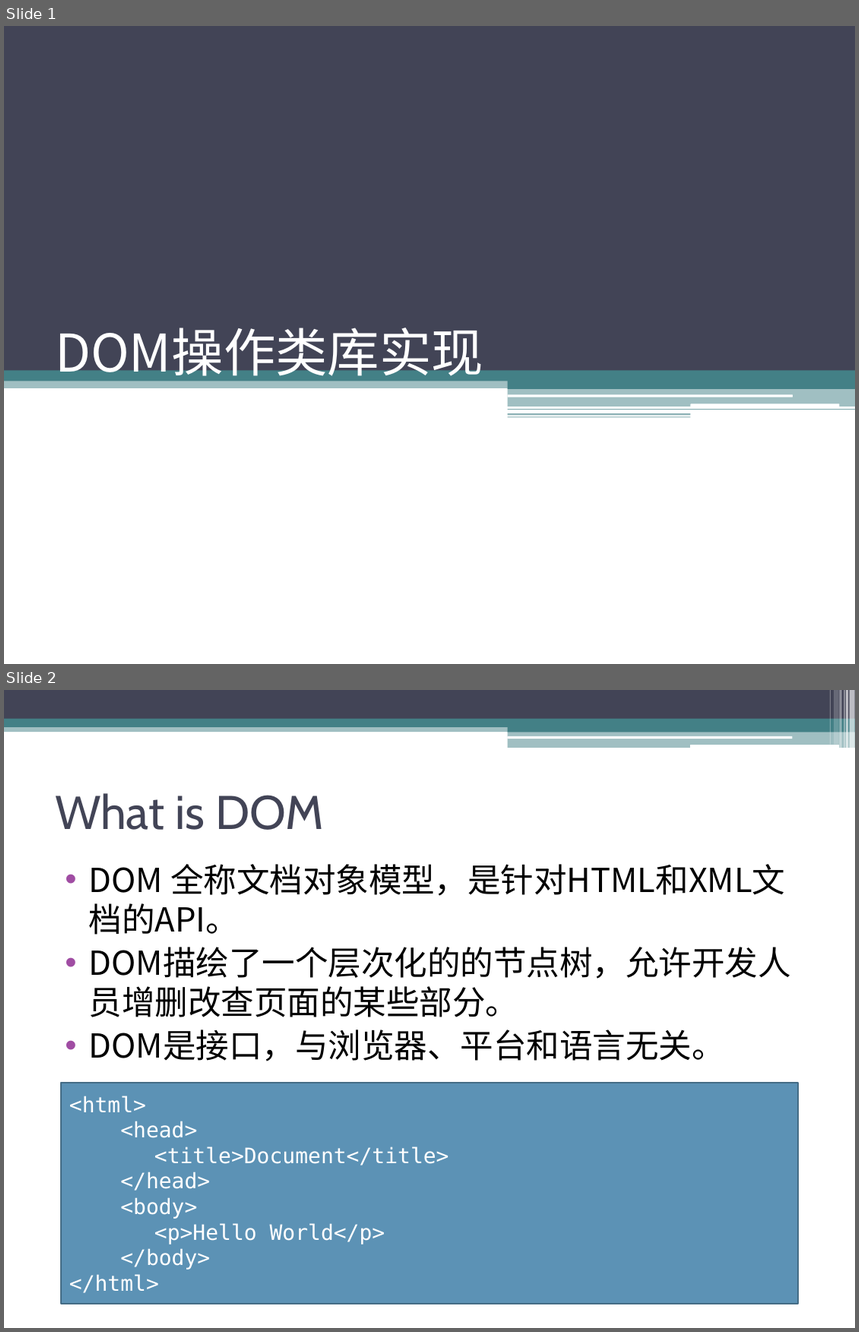
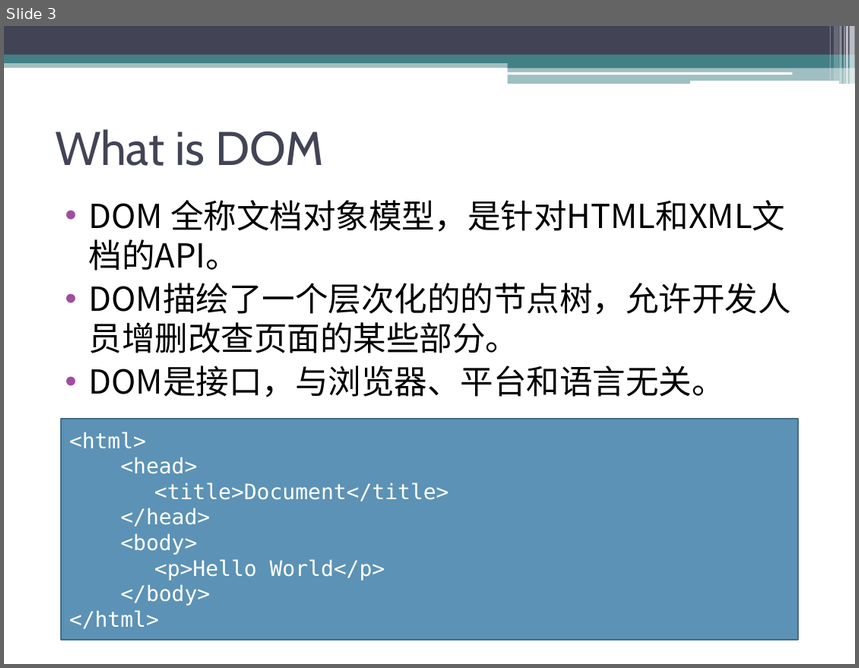
Before and after one commit to sophiazzw/Front_Library, a slide deck: manipulation.pptx. Shown one above the other, each under a label of ours: slides 1 and 2 before the commit, slide 3 after it. The pictures are 859x1332 and 859x668 pixels, drawn with LibreOffice and Linux fonts; fonts in the diff are those of the drawing. Boxes give left, top, right and bottom in pixels: in the first picture for what was removed or moved away, otherwise in the second. Text is boxed around its words. In the diff, an @@ line names an element or a change of style, - is before the commit and + after.

```diff
--- a/manipulation.pptx
+++ b/manipulation.pptx
@@ slide 1 removed at [4,26,855,664], background #FFFFFF @@
@@ rectangle removed at [4,26,855,371] @@
@@ title removed at [55,328,484,385] @@
-DOM操作类库实现
@@ rectangle removed at [4,366,855,389] @@
@@ rectangle removed at [601,365,855,388] @@
@@ rectangle removed at [4,368,855,381] @@
@@ rectangle removed at [508,381,855,389] @@
@@ rectangle removed at [508,389,855,407] @@
@@ rectangle removed at [508,409,855,410] @@
@@ rounded rectangle removed at [508,395,793,397] @@
@@ rounded rectangle removed at [691,404,840,408] @@
@@ rectangle removed at [508,414,691,415] @@
@@ rectangle removed at [508,417,691,417] @@
@@ what was slide 2 is now slide 3 @@
```
Also in this commit, not shown: 1 slide changed, 3 slides added, 3 other files.
